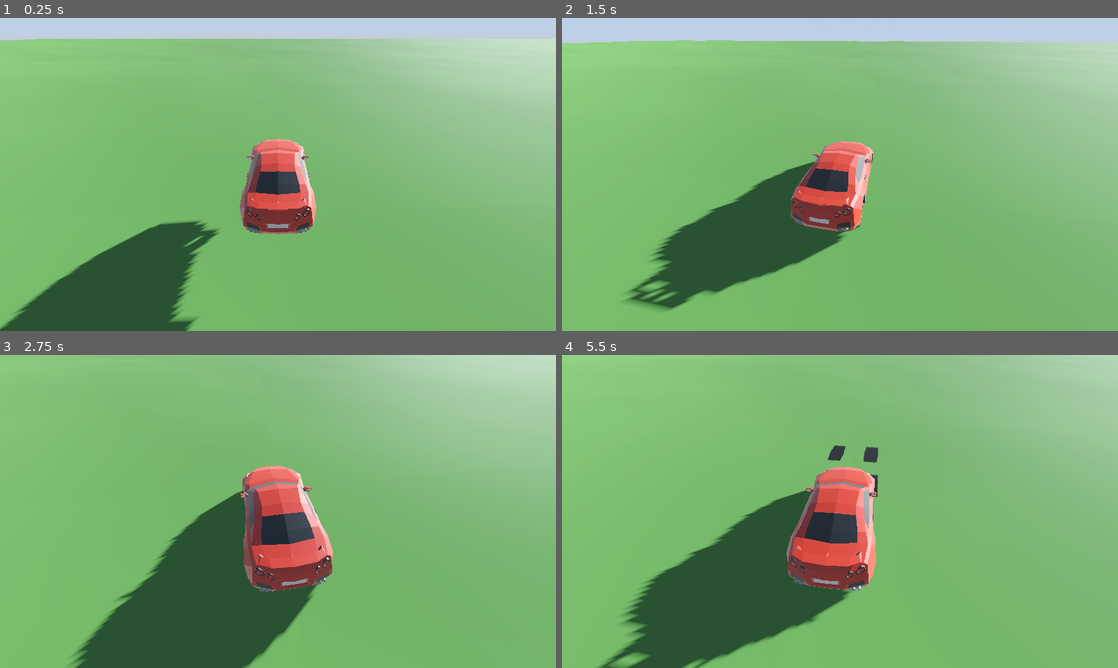
Above: before the commit, frames 1-4 (two rows, left to right).
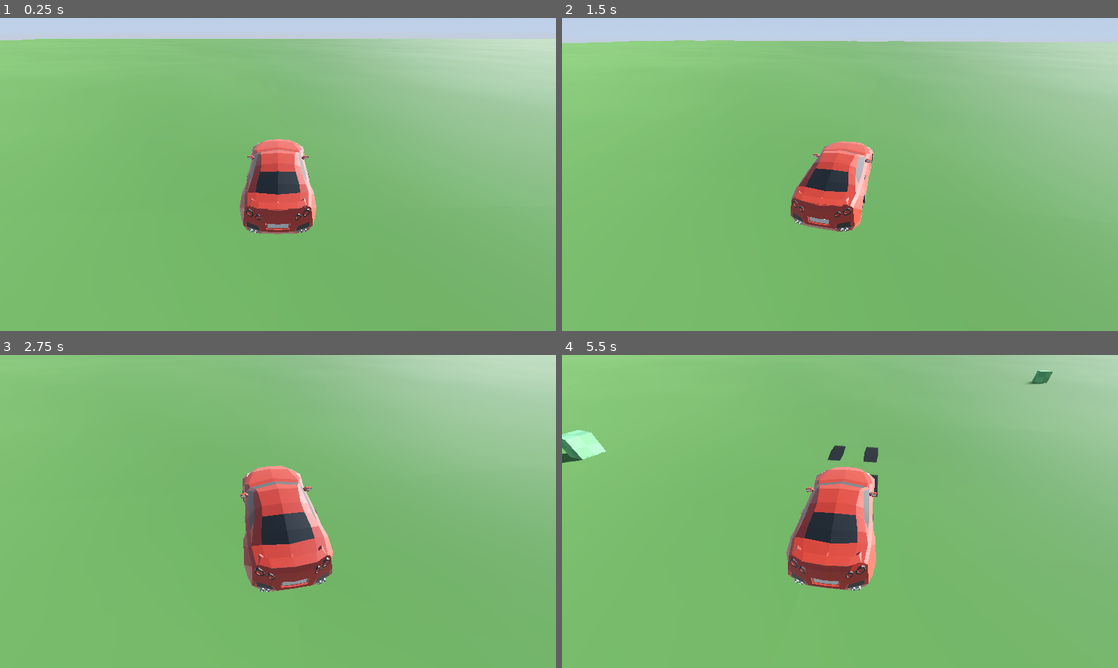
Above: after the commit, the same moments.

Repository: earv1/zom-zom-zoom-3d
Game: Godot game, scene res://tutorial/5 ramps and shapecasts/car_world_shapecast.tscn
The game is run twice, just before and just after one commit, with the same random seed, the same clock (stepped at 60 frames per second) and the same inputs.
Inputs (mouse positions are in pixels of both pictures, inside the frame that each line leads up to):
- Up to frame 1 (0.25 s): no input
- Up to frame 2 (1.5 s): tap Enter at 0.5 s; move the mouse to (962, 158) at 0.52 s; hold H (turn_right) 0.53-1.25 s; hold Right mouse button (accelerate) 0.53-1.25 s; click (962, 158) at 0.67 s; drag from (728, 190) to (812, 237) at 1.27 s
- Up to frame 3 (2.75 s): move the mouse to (333, 442) at 2.02 s; hold H (turn_right) from 2.03 s (still down); click (333, 442) at 2.1 s
- Up to frame 4 (5.5 s): release H (turn_right) at 2.75 s; drag from (812, 574) to (673, 464) at 2.77 s; move the mouse to (1006, 558) at 3.52 s; hold F (turn_left) 3.53-4.25 s; hold Space (handbreak) 3.53-4.25 s; drag from (673, 464) to (756, 433) at 4.27 s; move the mouse to (867, 511) at 5.02 s; hold Shift (brake) from 5.03 s (still down); hold 2 (speed_2) from 5.03 s (still down); click (867, 511) at 5.17 s

The runs differ from the first frame. In frame 1, 7.8% of the frame differs, in the area x 0-55%, y 44-100%; in frame 2, 7.8%; in frame 3, 12%; in frame 4, 13%, in the area x 0-89%, y 4-100%.

Commit message:
add zombies

Diff:
--- /dev/null
+++ b/scenes/world/world.gd
@@ -0,0 +1,7 @@
+extends Node3D
+
+@export var car: Node3D
+
+func _ready() -> void:
+	for mesh in car.find_children("*", "MeshInstance3D", true):
+		(mesh as MeshInstance3D).cast_shadow = GeometryInstance3D.SHADOW_CASTING_SETTING_OFF
--- /dev/null
+++ b/scenes/zombie/zombie.gd
@@ -0,0 +1,64 @@
+extends RigidBody3D
+class_name Zombie
+
+@export var car: Node3D
+@export var fragment_scene: PackedScene
+@export var speed: float = 8.0
+@export var fragment_count: int = 14
+
+@onready var _raycast: RayCast3D = $RayCast3D
+
+
+func _ready() -> void:
+	_raycast.add_exception(self)
+	contact_monitor = true
+	max_contacts_reported = 4
+	body_entered.connect(_on_body_entered)
+
+
+func _integrate_forces(state: PhysicsDirectBodyState3D) -> void:
+	if not car:
+		return
+
+	var origin := state.transform.origin
+	var to_car := car.global_position - origin
+	to_car.y = 0.0
+	var dir := to_car.normalized()
+
+	var vel := state.linear_velocity
+	vel.x = dir.x * speed
+	vel.z = dir.z * speed
+
+	# Raycast grounding — spring toward terrain surface
+	if _raycast.is_colliding():
+		var terrain_y := _raycast.get_collision_point().y + 0.5
+		vel.y = (terrain_y - origin.y) * 15.0
+	else:
+		vel.y -= 20.0 * state.step
+
+	state.linear_velocity = vel
+	state.angular_velocity = Vector3.ZERO
+
+
+func _on_body_entered(body: Node) -> void:
+	if body == car:
+		explode()
+
+
+func explode() -> void:
+	for i in fragment_count:
+		var frag: RigidBody3D = fragment_scene.instantiate()
+		get_tree().current_scene.add_child(frag)
+		frag.global_position = global_position + Vector3(
+			randf_range(-0.5, 0.5),
+			randf_range(0.0, 0.6),
+			randf_range(-0.5, 0.5)
+		)
+		frag.scale = Vector3.ONE * randf_range(0.4, 1.1)
+		var impulse := Vector3(
+			randf_range(-1.0, 1.0),
+			randf_range(0.6, 2.0),
+			randf_range(-1.0, 1.0)
+		).normalized() * randf_range(6.0, 14.0)
+		frag.apply_impulse(impulse)
+	queue_free()
--- /dev/null
+++ b/scenes/zombie/zombie.tscn
@@ -0,0 +1,26 @@
+[gd_scene load_steps=6 format=3]
+
+[ext_resource type="Script" path="res://scenes/zombie/zombie.gd" id="1_zombie"]
+[ext_resource type="Material" uid="uid://dywl6ja3yf4ba" path="res://assets/prototype/prototype-materials/green_square.tres" id="2_mat"]
+[ext_resource type="PackedScene" path="res://scenes/zombie/zombie_fragment.tscn" id="3_frag"]
+
+[sub_resource type="BoxMesh" id="BoxMesh_zombie"]
+size = Vector3(1.0, 1.0, 1.0)
+
+[sub_resource type="BoxShape3D" id="BoxShape3D_zombie"]
+size = Vector3(1.0, 1.0, 1.0)
+
+[node name="Zombie" type="RigidBody3D"]
+mass = 20.0
+script = ExtResource("1_zombie")
+fragment_scene = ExtResource("3_frag")
+
+[node name="MeshInstance3D" type="MeshInstance3D" parent="."]
+material_override = ExtResource("2_mat")
+mesh = SubResource("BoxMesh_zombie")
+
+[node name="CollisionShape3D" type="CollisionShape3D" parent="."]
+shape = SubResource("BoxShape3D_zombie")
+
+[node name="RayCast3D" type="RayCast3D" parent="."]
+target_position = Vector3(0, -3, 0)
--- /dev/null
+++ b/scenes/zombie/zombie_fragment.gd
@@ -0,0 +1,6 @@
+extends RigidBody3D
+
+const LIFETIME := 3.0
+
+func _ready() -> void:
+	get_tree().create_timer(LIFETIME).timeout.connect(queue_free)
--- /dev/null
+++ b/scenes/zombie/zombie_fragment.tscn
@@ -0,0 +1,21 @@
+[gd_scene load_steps=5 format=3]
+
+[ext_resource type="Script" path="res://scenes/zombie/zombie_fragment.gd" id="1_frag"]
+[ext_resource type="Material" uid="uid://dywl6ja3yf4ba" path="res://assets/prototype/prototype-materials/green_square.tres" id="2_mat"]
+
+[sub_resource type="BoxMesh" id="BoxMesh_frag"]
+size = Vector3(0.5, 0.5, 0.5)
+
+[sub_resource type="BoxShape3D" id="BoxShape3D_frag"]
+size = Vector3(0.5, 0.5, 0.5)
+
+[node name="ZombieFragment" type="RigidBody3D"]
+mass = 0.3
+script = ExtResource("1_frag")
+
+[node name="MeshInstance3D" type="MeshInstance3D" parent="."]
+material_override = ExtResource("2_mat")
+mesh = SubResource("BoxMesh_frag")
+
+[node name="CollisionShape3D" type="CollisionShape3D" parent="."]
+shape = SubResource("BoxShape3D_frag")
--- /dev/null
+++ b/scenes/zombie/zombie_spawner.gd
@@ -0,0 +1,28 @@
+extends Node3D
+class_name ZombieSpawner
+
+@export var car: Node3D
+@export var zombie_scene: PackedScene
+@export var spawn_interval: float = 2.0
+@export var spawn_radius: float = 40.0
+
+var _timer: float = 0.0
+
+
+func _process(delta: float) -> void:
+	_timer += delta
+	if _timer >= spawn_interval:
+		_timer = 0.0
+		_spawn()
+
+
+func _spawn() -> void:
+	var angle := randf() * TAU
+	var offset := Vector3(cos(angle), 0.0, sin(angle)) * spawn_radius
+	var pos := car.global_position + offset
+	pos.y += 10.0  # drop from above so it lands on terrain
+
+	var zombie: RigidBody3D = zombie_scene.instantiate()
+	zombie.car = car
+	add_child(zombie)
+	zombie.global_position = pos
--- a/tutorial/5 ramps and shapecasts/car_world_shapecast.tscn
+++ b/tutorial/5 ramps and shapecasts/car_world_shapecast.tscn
@@ -9,6 +9,9 @@
 [ext_resource type="PackedScene" uid="uid://vae1yu2flf4a" path="res://assets/car/nissan35/nissan_skyliner35.glb" id="11_ojl4o"]
 [ext_resource type="Script" uid="uid://socgkim3vuae" path="res://tutorial/4 finishing basics/car_follow_camera.gd" id="12_mcko3"]
 [ext_resource type="Script" path="res://scenes/world/chunk_manager.gd" id="20_chkmgr"]
+[ext_resource type="Script" path="res://scenes/world/world.gd" id="21_world"]
+[ext_resource type="Script" path="res://scenes/zombie/zombie_spawner.gd" id="22_spawner"]
+[ext_resource type="PackedScene" path="res://scenes/zombie/zombie.tscn" id="23_zombie"]
 
 [sub_resource type="PhysicsMaterial" id="PhysicsMaterial_qm2o8"]
 friction = 0.0
@@ -44,7 +47,9 @@
 size = Vector2(0.6, 1)
 orientation = 1
 
-[node name="World" type="Node3D"]
+[node name="World" type="Node3D" node_paths=PackedStringArray("car")]
+script = ExtResource("21_world")
+car = NodePath("Car")
 
 [node name="DirectionalLight3D" parent="." instance=ExtResource("1_q1xh4")]
 
@@ -215,5 +220,10 @@
 max_distance = 10.0
 height = 4.0
 
+[node name="ZombieSpawner" type="Node3D" parent="." node_paths=PackedStringArray("car")]
+script = ExtResource("22_spawner")
+car = NodePath("../Car")
+zombie_scene = ExtResource("23_zombie")
+
 [editable path="DirectionalLight3D"]
 [editable path="Car/nissan_skyliner35"]
Not shown, added: scenes/world/world.gd.uid
Not shown, added: scenes/zombie/zombie.gd.uid
Not shown, added: scenes/zombie/zombie_fragment.gd.uid
Not shown, added: scenes/zombie/zombie_spawner.gd.uid
Not shown: 1 places in tutorial/5 ramps and shapecasts/car_world_shapecast.tscn that only renumber resources
